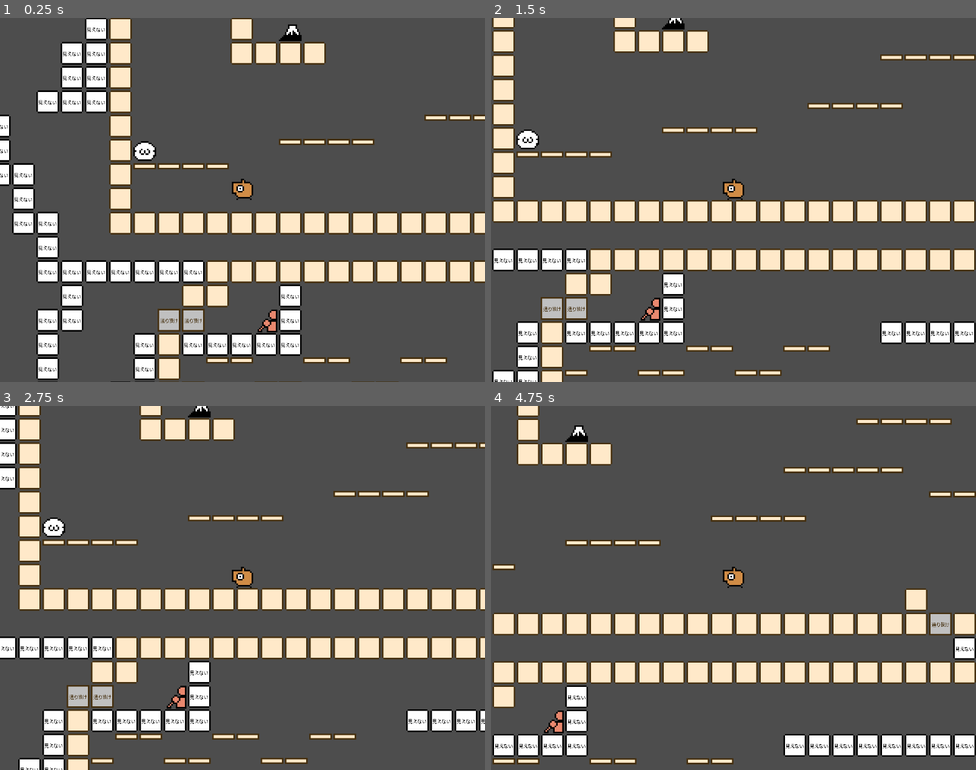
Above: before the commit, frames 1-4 (two rows, left to right).
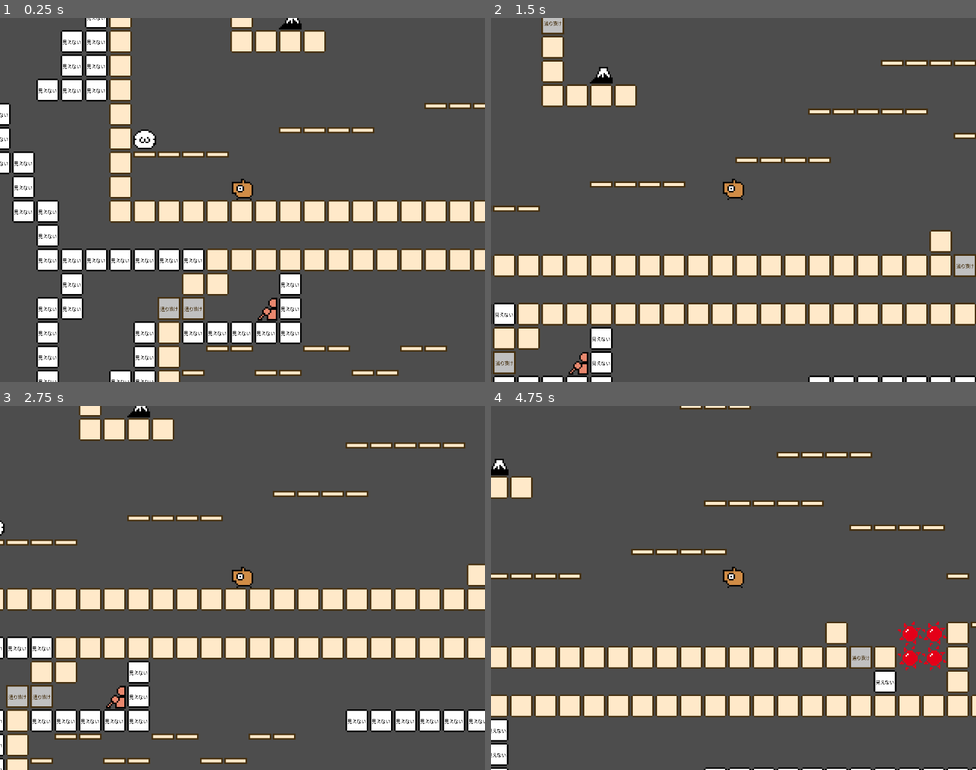
Above: after the commit, the same moments.

Repository: syun77/gd_ino
Game: Godot game, scene res://Main.tscn
The game is run twice, just before and just after one commit, with the same random seed, the same clock (stepped at 60 frames per second) and the same inputs.
Inputs:
- Up to frame 1 (0.25 s): no input
- Up to frame 2 (1.5 s): tap Enter (ui_accept) at 0.5, 0.77 s; hold Right (ui_right) from 0.53 s (still down)
- Up to frame 3 (2.75 s): tap Enter (ui_accept) at 1.52 s; release Right (ui_right) at 2.03 s; hold Left (ui_left) from 2.03 s (still down)
- Up to frame 4 (4.75 s): release Left (ui_left) at 2.78 s; hold Right (ui_right) 2.78-4.28 s; tap Enter (ui_accept) at 3.02, 3.77, 4.52 s; hold Left (ui_left) from 4.28 s (still down)

The runs differ from the first frame. In frame 1, 24% of the frame differs, in the area x 0-100%, y 0-100%; in frame 2, 32%; in frame 3, 22%; in frame 4, 32%.

Commit message:
一方通行床を実装

Diff:
--- a/gd_ino/assets/tiles/tile_set.tres
+++ b/gd_ino/assets/tiles/tile_set.tres
@@ -44,6 +44,7 @@
 4:0/0/physics_layer_0/linear_velocity = Vector2(0, 0)
 4:0/0/physics_layer_0/angular_velocity = 0.0
 4:0/0/physics_layer_0/polygon_0/points = PackedVector2Array(-32, -32, 28, -32, 28, -16, -32, -16.5)
+4:0/0/physics_layer_0/polygon_0/one_way = true
 5:0/animation_columns = 1
 5:0/animation_speed = 4.0
 5:0/animation_frame_0/duration = 1.0
--- a/gd_ino/project.godot
+++ b/gd_ino/project.godot
@@ -30,6 +30,10 @@
 2d_physics/layer_1="Player"
 2d_physics/layer_2="Wall"
 
+[physics]
+
+2d/default_gravity=1960.0
+
 [rendering]
 
 textures/canvas_textures/default_texture_filter=0
--- a/gd_ino/src/player/Player.gd
+++ b/gd_ino/src/player/Player.gd
@@ -1,10 +1,10 @@
 extends CharacterBody2D
 
 
-const SPEED = 300.0
-const JUMP_VELOCITY = -400.0
+const SPEED = 500.0
+const JUMP_VELOCITY = -900.0
 
-# Get the gravity from the project settings to be synced with RigidBody nodes.
+# プロジェクト設定から重力値を取得する.
 var gravity: int = ProjectSettings.get_setting("physics/2d/default_gravity")
 
 ## 更新.
